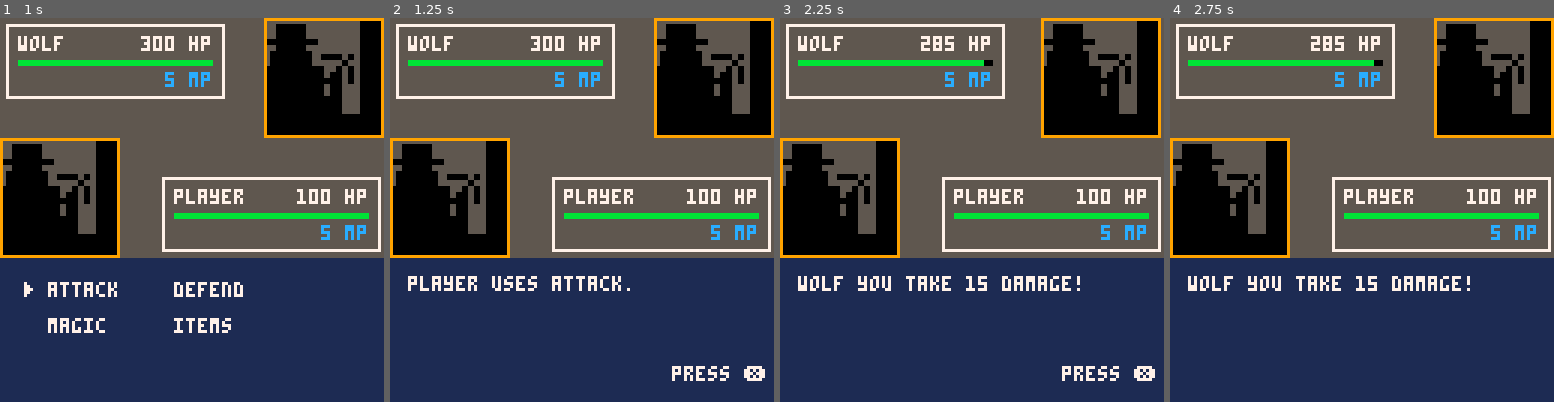
Above: before the commit, frames 1-4 (left to right).
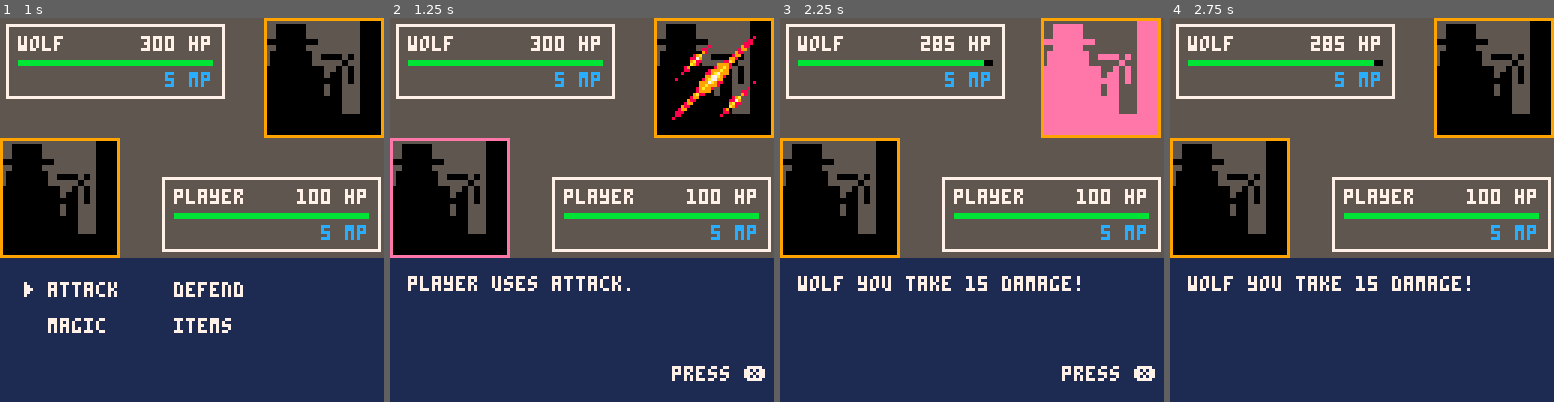
Above: after the commit, the same moments.

Repository: pixegami/wolfhunter
Game: PICO-8 cartridge moonshot.p8
Two runs of this game, one before a commit and one after it. Both use one fixed random seed, a clock stepped at 60 frames per second and the inputs below.
Inputs:
- Up to frame 1 (1 s): tap X (X key) at 0.33 s; tap O (Z key) at 0.7 s
- Up to frame 2 (1.25 s): tap X (X key) at 1.07 s
- Up to frame 3 (2.25 s): hold Right 1.6-2.1 s; tap O (Z key) at 1.7, 2.1 s; tap X (X key) at 1.85 s; hold Up from 2.15 s (still down)
- Up to frame 4 (2.75 s): release Up at 2.42 s; hold Right from 2.47 s (still down); tap O (Z key) at 2.5 s

Frame 1 is identical in both runs. In frame 2, 2.0% of the frame differs, in the area x 0-96%, y 4-63%; in frame 3, 6.5%, in the area x 68-99%, y 0-31%; in frame 4, nothing differs.

Commit message:
Add basic slash animation

Diff:
--- a/moonshot.p8
+++ b/moonshot.p8
@@ -74,6 +74,7 @@
 
     -- used to animate the unit
     animation=nil,
+    vfx_animation=nil,
 
     -- event management
     event_pool=event_pool,
@@ -379,6 +380,9 @@
     if name == "raging strike" then insert_vulnerable_event(unit) end
     if name == "spark" then insert_blind_event(target) end
 
+    target.vfx_animation = new_slash_animation()
+
+
     -- create an event 'head' to append to. we won't use it
     local head_event = new_event()
     local damage = value
@@ -687,10 +691,10 @@
     color = 0,
   }
 
-  animation.update = function(this)
+  animation.update = function(this, unit_x, unit_y)
     this.n += 1
     this.frames_left -= 1
-    this:render()
+    this:render(unit_x, unit_y)
   end
 
   animation.has_ended = function(this)
@@ -701,14 +705,14 @@
     return this.n % this.loop_length == n
   end
 
-  animation.render = function(this)
+  animation.render = function(this, unit_x, unit_y)
   end
 
   return animation
 end
 
 function new_hit_animation()
-  local animation = new_animation(6)
+  local animation = new_animation(5)
   animation.render = function(this)
     this.color = 0
     if this:loop_frame(0) then this.color = 7 end
@@ -732,6 +736,27 @@
 end
 
 -->8
+-- visual effects
+function new_slash_animation()
+  local animation = new_animation(3)
+  animation.render = function(this, unit_x, unit_y)
+
+    -- change color for the first hit
+    if this:loop_frame(0) then pal(9, 14) end
+
+    -- center the x and y because unit is bigger than vfx
+    if not this:loop_frame(2) then
+      local unit_offset = 4
+      local start_x = unit_x + unit_offset
+      local start_y = unit_y + unit_offset
+      spr(6, start_x, start_y, 4, 4)
+    end
+
+  end
+  return animation
+end
+
+-->8
 --rendering
 
 function draw_caret(caret_text)
@@ -810,36 +835,43 @@
 
   palt(0, false)
   palt(7, true)
-
-  pos_x = 0
-  pos_y = 5
   is_visible = true
 
   if is_inverted then
     spr_x = 128 - spr_size
     spr_y = 0
-    pos_x = spr_x
+    status_x = spr_x
   else
     spr_x = 0
     spr_y = narrator_box_y - spr_size
-    pos_x = spr_size
-  end
+    status_x = spr_size
+  end
+
+  anim_spr_x = spr_x
+  anim_spr_y = spr_y
 
   -- apply unit animation
   if unit.animation then
     unit.animation:update()
     is_visible = unit.animation.is_visible
     pal(0, unit.animation.color)
-    spr_x += unit.animation.x
-    spr_y += unit.animation.y
+    anim_spr_x = spr_x + unit.animation.x
+    anim_spr_y = spr_y + unit.animation.y
     if unit.animation:has_ended() then unit.animation = nil end
   end
 
   -- draw the unit and reset the palettes
-  if is_visible then spr(1, spr_x, spr_y, spr_blocks, spr_blocks) end -- draw player sprite
-  pal()
-
-  draw_status_box(unit, pos_x, is_inverted)
+  if is_visible then spr(1, anim_spr_x, anim_spr_y, spr_blocks, spr_blocks) end -- draw player sprite
+  pal() -- reset palette
+
+  -- draw the vfx on top of the unit
+  if unit.vfx_animation then
+    unit.vfx_animation:update(spr_x, spr_y)
+    if unit.vfx_animation:has_ended() then unit.vfx_animation = nil end
+  end
+
+  -- draw hp mana and name
+  draw_status_box(unit, status_x, is_inverted)
 end
 
 function draw_units()
Not shown, changed: 36 lines of the sprite sheet (__gfx__) section of moonshot.p8
